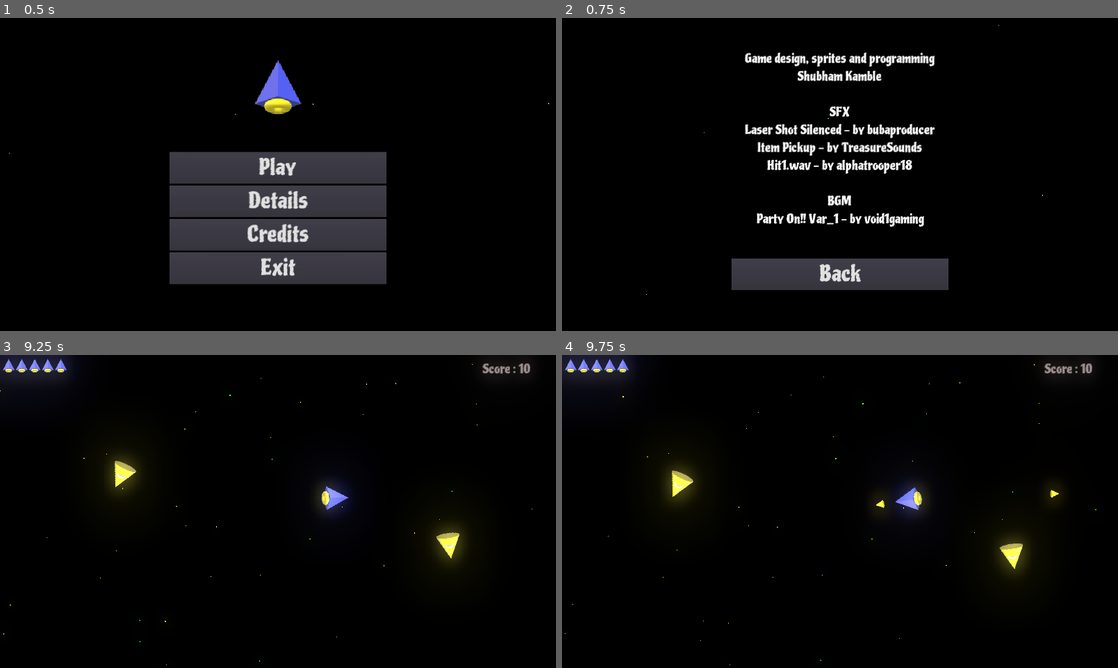
Above: before the commit, frames 1-4 (two rows, left to right).
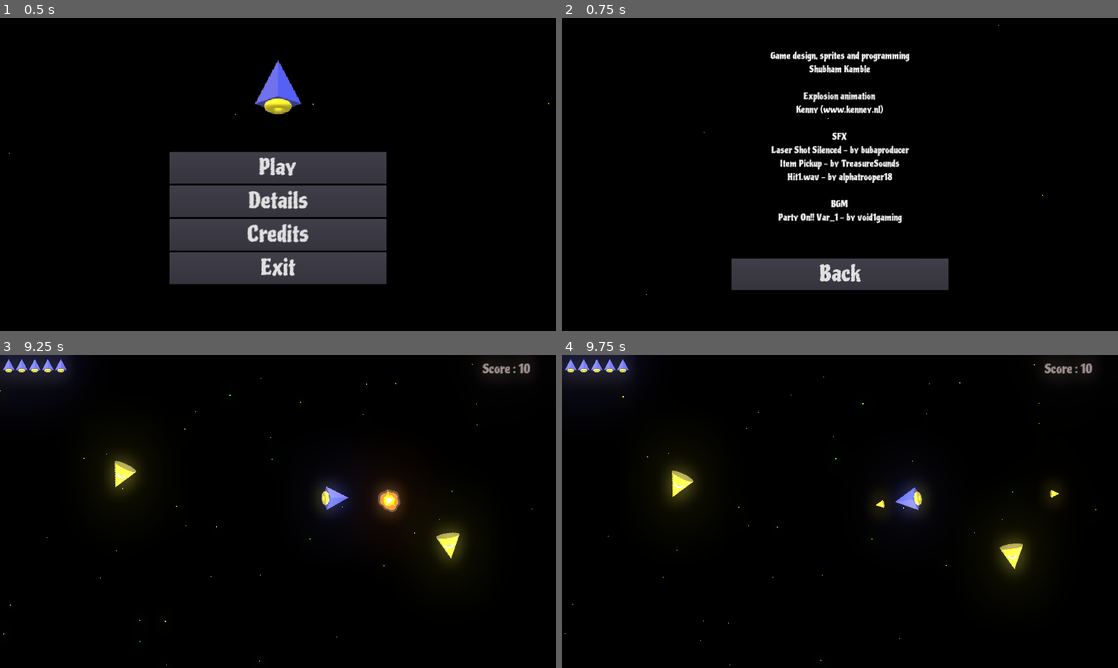
Above: after the commit, the same moments.

Repository: ufrshubham/OneClickRumble
Game: Godot game, scene res://scenes/MainMenu.tscn
Two runs of this game, one before a commit and one after it. Both use one fixed random seed, a clock stepped at 60 frames per second and the inputs below.
Inputs (mouse positions are in pixels of both pictures, inside the frame that each line leads up to):
- Up to frame 1 (0.5 s): no input
- Up to frame 2 (0.75 s): click "Credits" at 0.5 s
- Up to frame 3 (9.25 s): click "Back" at 1.25 s; click "Play" at 2 s; tap Enter at 2.75 s; move the mouse to (400, 495) at 2.77 s; hold Space (Fire) 2.78-3.53 s; move the mouse to (166, 527) at 3.52 s; tap Space (Fire) every 1.5 s from 3.6 to 8.1 s; move the mouse to (333, 442) at 4.27 s; hold Space (Fire) 4.28-5.03 s; move the mouse to (250, 574) at 5.02 s; move the mouse to (444, 558) at 5.77 s; hold Space (Fire) 5.78-6.53 s; move the mouse to (111, 464) at 6.52 s; move the mouse to (305, 511) at 7.27 s; hold Space (Fire) 7.28-8.03 s; move the mouse to (194, 433) at 8.02 s; move the mouse to (400, 495) at 8.77 s; hold Space (Fire) from 8.78 s (still down)
- Up to frame 4 (9.75 s): move the mouse to (728, 527) at 9.52 s; release Space (Fire) at 9.53 s; tap Space (Fire) at 9.6 s

Frame 1 is identical in both runs. In frame 2, 5.3% of the frame differs, in the area x 32-68%, y 10-67%; in frame 3, 0.7%; in frame 4, nothing differs.

Commit message:
Added explosion

Diff:
--- a/project.godot
+++ b/project.godot
@@ -67,6 +67,7 @@
 Fire={
 "deadzone": 0.5,
 "events": [ Object(InputEventKey,"resource_local_to_scene":false,"resource_name":"","device":0,"alt":false,"shift":false,"control":false,"meta":false,"command":false,"pressed":false,"scancode":32,"unicode":0,"echo":false,"script":null)
+, Object(InputEventMouseButton,"resource_local_to_scene":false,"resource_name":"","device":0,"alt":false,"shift":false,"control":false,"meta":false,"command":false,"button_mask":0,"position":Vector2( 0, 0 ),"global_position":Vector2( 0, 0 ),"factor":1.0,"button_index":1,"pressed":false,"doubleclick":false,"script":null)
  ]
 }
 
--- a/scenes/Credits.tscn
+++ b/scenes/Credits.tscn
@@ -7,7 +7,7 @@
 font_path = "res://assets/Piedra-Regular.ttf"
 
 [sub_resource type="DynamicFont" id=2]
-size = 30
+size = 22
 outline_color = Color( 0.945098, 1, 0, 1 )
 use_filter = true
 font_data = SubResource( 1 )
@@ -50,10 +50,13 @@
 
 [node name="Label" type="Label" parent="Text/VBoxContainer"]
 margin_right = 460.0
-margin_bottom = 427.0
+margin_bottom = 426.0
 custom_fonts/font = SubResource( 2 )
 text = "Game design, sprites and programming
 Shubham Kamble
+
+Explosion animation
+Kenny (www.kenney.nl)
 
 SFX
 Laser Shot Silenced - by bubaproducer
--- a/scenes/EnemyLevel1.tscn
+++ b/scenes/EnemyLevel1.tscn
@@ -1,13 +1,30 @@
-[gd_scene load_steps=5 format=2]
+[gd_scene load_steps=15 format=2]
 
 [ext_resource path="res://assets/EnemyYellow.png" type="Texture" id=1]
 [ext_resource path="res://scripts/EnemyLevel1.gd" type="Script" id=2]
+[ext_resource path="res://assets/Explosion/regularExplosion03.png" type="Texture" id=3]
+[ext_resource path="res://assets/Explosion/regularExplosion01.png" type="Texture" id=4]
+[ext_resource path="res://assets/Explosion/regularExplosion00.png" type="Texture" id=5]
+[ext_resource path="res://assets/Explosion/regularExplosion02.png" type="Texture" id=6]
+[ext_resource path="res://assets/Explosion/regularExplosion04.png" type="Texture" id=7]
+[ext_resource path="res://assets/Explosion/regularExplosion06.png" type="Texture" id=8]
+[ext_resource path="res://assets/Explosion/regularExplosion07.png" type="Texture" id=9]
+[ext_resource path="res://assets/Explosion/regularExplosion05.png" type="Texture" id=10]
+[ext_resource path="res://assets/Explosion/regularExplosion08.png" type="Texture" id=11]
 
 [sub_resource type="RectangleShape2D" id=1]
 extents = Vector2( 15.4621, 13.9772 )
 
 [sub_resource type="RectangleShape2D" id=2]
 extents = Vector2( 24.5996, 21.5665 )
+
+[sub_resource type="SpriteFrames" id=3]
+animations = [ {
+"frames": [ ExtResource( 5 ), ExtResource( 4 ), ExtResource( 6 ), ExtResource( 3 ), ExtResource( 7 ), ExtResource( 10 ), ExtResource( 8 ), ExtResource( 9 ), ExtResource( 11 ) ],
+"loop": true,
+"name": "default",
+"speed": 15.0
+} ]
 
 [node name="EnemyLevel1" type="KinematicBody2D"]
 collision_layer = 4
@@ -29,4 +46,10 @@
 [node name="CollisionShape2D" type="CollisionShape2D" parent="Area2D"]
 position = Vector2( -0.610434, 0 )
 shape = SubResource( 2 )
+
+[node name="AnimatedSprite" type="AnimatedSprite" parent="."]
+visible = false
+scale = Vector2( 0.6, 0.6 )
+frames = SubResource( 3 )
 [connection signal="body_entered" from="Area2D" to="." method="_on_Area2D_body_entered"]
+[connection signal="animation_finished" from="AnimatedSprite" to="." method="_on_AnimatedSprite_animation_finished"]
--- a/scenes/EnemyLevel2.tscn
+++ b/scenes/EnemyLevel2.tscn
@@ -1,18 +1,35 @@
-[gd_scene load_steps=7 format=2]
+[gd_scene load_steps=17 format=2]
 
 [ext_resource path="res://assets/EnemyRed.png" type="Texture" id=1]
 [ext_resource path="res://scripts/EnemyLevel2.gd" type="Script" id=2]
 [ext_resource path="res://assets/Scanner.png" type="Texture" id=3]
+[ext_resource path="res://assets/Explosion/regularExplosion07.png" type="Texture" id=4]
+[ext_resource path="res://assets/Explosion/regularExplosion08.png" type="Texture" id=5]
+[ext_resource path="res://assets/Explosion/regularExplosion01.png" type="Texture" id=6]
+[ext_resource path="res://assets/Explosion/regularExplosion02.png" type="Texture" id=7]
+[ext_resource path="res://assets/Explosion/regularExplosion06.png" type="Texture" id=8]
+[ext_resource path="res://assets/Explosion/regularExplosion04.png" type="Texture" id=9]
+[ext_resource path="res://assets/Explosion/regularExplosion05.png" type="Texture" id=10]
+[ext_resource path="res://assets/Explosion/regularExplosion00.png" type="Texture" id=11]
+[ext_resource path="res://assets/Explosion/regularExplosion03.png" type="Texture" id=12]
 
-[sub_resource type="RectangleShape2D" id=1]
+[sub_resource type="RectangleShape2D" id=4]
 extents = Vector2( 15.4621, 13.9772 )
 
-[sub_resource type="RectangleShape2D" id=2]
+[sub_resource type="RectangleShape2D" id=5]
 extents = Vector2( 24.5996, 21.5665 )
 
-[sub_resource type="SegmentShape2D" id=3]
+[sub_resource type="SegmentShape2D" id=6]
 a = Vector2( -1.16022, -1.12595 )
 b = Vector2( 497.595, -1.03174 )
+
+[sub_resource type="SpriteFrames" id=3]
+animations = [ {
+"frames": [ ExtResource( 11 ), ExtResource( 6 ), ExtResource( 7 ), ExtResource( 12 ), ExtResource( 9 ), ExtResource( 10 ), ExtResource( 8 ), ExtResource( 4 ), ExtResource( 5 ) ],
+"loop": true,
+"name": "default",
+"speed": 15.0
+} ]
 
 [node name="EnemyLevel2" type="KinematicBody2D"]
 collision_layer = 4
@@ -50,6 +67,12 @@
 [node name="FireTimer" type="Timer" parent="."]
 wait_time = 0.5
 autostart = true
+
+[node name="AnimatedSprite" type="AnimatedSprite" parent="."]
+visible = false
+scale = Vector2( 0.6, 0.6 )
+frames = SubResource( 3 )
 [connection signal="body_entered" from="Area2D" to="." method="_on_Area2D_body_entered"]
 [connection signal="body_entered" from="Scanner" to="." method="_on_Scanner_body_entered"]
 [connection signal="timeout" from="FireTimer" to="." method="_on_FireTimer_timeout"]
+[connection signal="animation_finished" from="AnimatedSprite" to="." method="_on_AnimatedSprite_animation_finished"]
--- a/scenes/EnemyLevel3.tscn
+++ b/scenes/EnemyLevel3.tscn
@@ -1,16 +1,33 @@
-[gd_scene load_steps=6 format=2]
+[gd_scene load_steps=16 format=2]
 
 [ext_resource path="res://assets/EnemySilverYellow.png" type="Texture" id=1]
 [ext_resource path="res://scripts/EnemyLevel3.gd" type="Script" id=2]
+[ext_resource path="res://assets/Explosion/regularExplosion07.png" type="Texture" id=3]
+[ext_resource path="res://assets/Explosion/regularExplosion08.png" type="Texture" id=4]
+[ext_resource path="res://assets/Explosion/regularExplosion01.png" type="Texture" id=5]
+[ext_resource path="res://assets/Explosion/regularExplosion02.png" type="Texture" id=6]
+[ext_resource path="res://assets/Explosion/regularExplosion06.png" type="Texture" id=7]
+[ext_resource path="res://assets/Explosion/regularExplosion04.png" type="Texture" id=8]
+[ext_resource path="res://assets/Explosion/regularExplosion05.png" type="Texture" id=9]
+[ext_resource path="res://assets/Explosion/regularExplosion00.png" type="Texture" id=10]
+[ext_resource path="res://assets/Explosion/regularExplosion03.png" type="Texture" id=11]
 
-[sub_resource type="RectangleShape2D" id=1]
+[sub_resource type="RectangleShape2D" id=4]
 extents = Vector2( 13.2436, 10.4927 )
 
-[sub_resource type="RectangleShape2D" id=2]
+[sub_resource type="RectangleShape2D" id=5]
 extents = Vector2( 29.4902, 22.7565 )
 
-[sub_resource type="CircleShape2D" id=3]
+[sub_resource type="CircleShape2D" id=6]
 radius = 300.0
+
+[sub_resource type="SpriteFrames" id=3]
+animations = [ {
+"frames": [ ExtResource( 10 ), ExtResource( 5 ), ExtResource( 6 ), ExtResource( 11 ), ExtResource( 8 ), ExtResource( 9 ), ExtResource( 7 ), ExtResource( 3 ), ExtResource( 4 ) ],
+"loop": true,
+"name": "default",
+"speed": 15.0
+} ]
 
 [node name="EnemyLevel3" type="KinematicBody2D"]
 collision_layer = 4
@@ -31,17 +48,24 @@
 
 [node name="CollisionShape2D" type="CollisionShape2D" parent="Area2D"]
 position = Vector2( 2.02477, 0 )
-shape = SubResource( 2 )
+shape = SubResource( 5 )
 
 [node name="Scanner" type="Area2D" parent="."]
 
 [node name="CollisionShape2D" type="CollisionShape2D" parent="Scanner"]
 position = Vector2( -0.34964, 0 )
-shape = SubResource( 3 )
+shape = SubResource( 6 )
 
 [node name="FireTimer" type="Timer" parent="."]
 one_shot = true
+
+[node name="AnimatedSprite" type="AnimatedSprite" parent="."]
+visible = false
+scale = Vector2( 0.6, 0.6 )
+frames = SubResource( 3 )
+frame = 1
 [connection signal="body_entered" from="Area2D" to="." method="_on_Area2D_body_entered"]
 [connection signal="body_entered" from="Scanner" to="." method="_on_Scanner_body_entered"]
 [connection signal="body_exited" from="Scanner" to="." method="_on_Scanner_body_exited"]
 [connection signal="timeout" from="FireTimer" to="." method="_on_FireTimer_timeout"]
+[connection signal="animation_finished" from="AnimatedSprite" to="." method="_on_AnimatedSprite_animation_finished"]
--- a/scripts/Emeny.gd
+++ b/scripts/Emeny.gd
@@ -33,11 +33,23 @@
 		_handle_player_collision(body)
 	elif body.is_in_group("Projectiles"):
 		_on_projectile_collision(body)
+		_explode()
 		body.queue_free()
-		queue_free()
 	get_tree().get_current_scene().get_node("ExplosionPlayer").play()
 
 func _handle_player_collision(player):
 	GlobalData.reduce_player_life()
 	player.push(-800)
 	queue_free()
+
+func _explode():
+	get_node("CollisionShape2D").call_deferred("set_disabled", true)
+	get_node("Area2D/CollisionShape2D").call_deferred("set_disabled", true)
+	get_node("Sprite").set_visible(false)
+
+	get_node("AnimatedSprite").set_visible(true)
+	get_node("AnimatedSprite").playing = true
+	get_node("AnimatedSprite").play("default")
+
+func _on_AnimatedSprite_animation_finished():
+	queue_free()
--- a/scripts/MainMenu.gd
+++ b/scripts/MainMenu.gd
@@ -17,7 +17,9 @@
 	get_tree().quit()
 
 func _on_Details_button_up():
+# warning-ignore:return_value_discarded
 	get_tree().change_scene("res://scenes/DetailsMenu.tscn")
 
 func _on_Credits_button_up():
+# warning-ignore:return_value_discarded
 	get_tree().change_scene("res://scenes/Credits.tscn")
--- a/scripts/Space.gd
+++ b/scripts/Space.gd
@@ -25,6 +25,7 @@
 			get_node("FireTimer").start()
 
 	if GlobalData.player_lives <= 0:
+# warning-ignore:return_value_discarded
 		get_tree().change_scene("res://scenes/GameOver.tscn")
 
 	if GlobalData.player_score > 500:
Not shown, changed: ExternalResources.txt
Binary file added: assets/Explosion/regularExplosion00.png
Binary file added: assets/Explosion/regularExplosion01.png
Binary file added: assets/Explosion/regularExplosion02.png
Binary file added: assets/Explosion/regularExplosion03.png
Binary file added: assets/Explosion/regularExplosion04.png
Binary file added: assets/Explosion/regularExplosion05.png
Binary file added: assets/Explosion/regularExplosion06.png
Binary file added: assets/Explosion/regularExplosion07.png
Binary file added: assets/Explosion/regularExplosion08.png
Not shown: 2 places in scenes/EnemyLevel2.tscn that only renumber resources
Not shown: 1 places in scenes/EnemyLevel3.tscn that only renumber resources
(and 1 more such lines)
